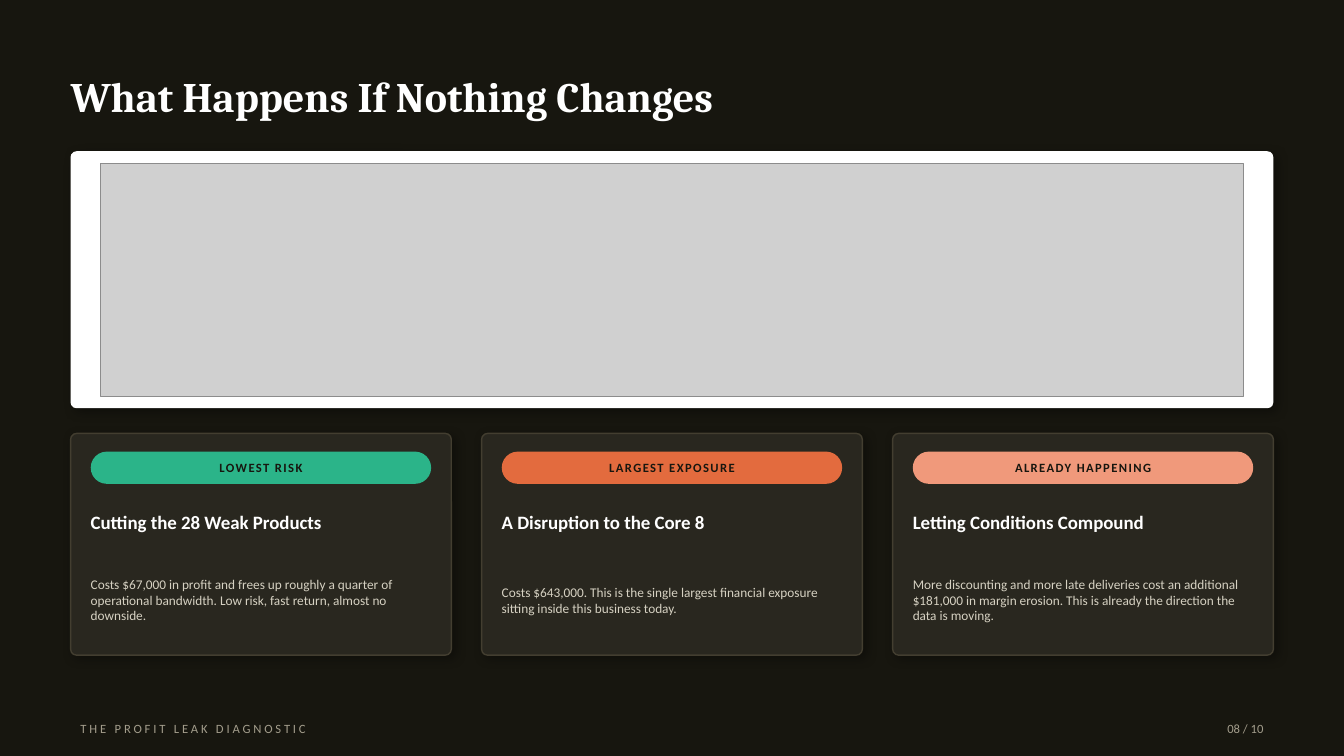
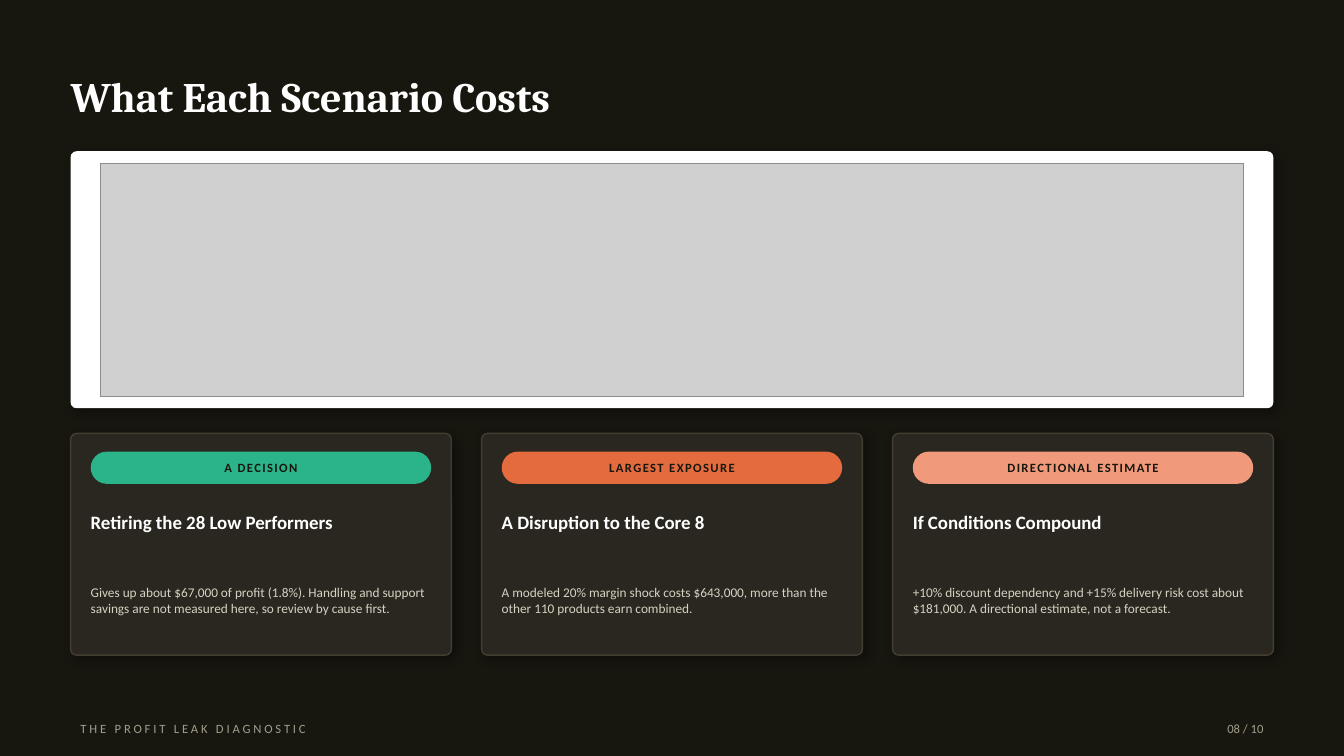
Before and after one commit to zeeshan-akram-ds/ecommerce-revenue-illusion-audit, a slide deck: slide 8 of Presentation/profit_leak_diagnostic_deck.pptx. Drawn at 1344x756 pixels with LibreOffice and Linux fonts; fonts in the diff are those of the drawing; grey boxes stand for pictures. Boxes give left, top, right and bottom in pixels: in the first picture for what was removed or moved away, otherwise in the second. Text is boxed around its words. In the diff, an @@ line names an element or a change of style, - is before the commit and + after.

Commit message:
fix: Updated both pptx and pdf presentation according to report updates, updated the decision about 28 low performing skus

```diff
--- a/Presentation/profit_leak_diagnostic_deck.pptx
+++ b/Presentation/profit_leak_diagnostic_deck.pptx
@@ text at (x1=71, y1=82, x2=550, y2=113): text changed @@
-What Happens If Nothing Changes
+What Each Scenario Costs
@@ text at (x1=224, y1=464, x2=232, y2=472): text changed @@
-LOWEST RISK
+A DECISION
@@ text at (x1=91, y1=515, x2=333, y2=532): text changed @@
-Cutting the 28 Weak Products
+Retiring the 28 Low Performers
@@ text at (x1=913, y1=515, x2=1102, y2=532): text changed @@
-Letting Conditions Compound
+If Conditions Compound
@@ text at (x1=91, y1=587, x2=425, y2=616): text changed @@
-Costs $67,000 in profit and frees up roughly a quarter of operational bandwidth. Low risk, fast return, almost no downside.
+Gives up about $67,000 of profit (1.8%). Handling and support savings are not measured here, so review by cause first.
@@ text at (x1=502, y1=588, x2=828, y2=615): text changed @@
-Costs $643,000. This is the single largest financial exposure sitting inside this business today.
+A modeled 20% margin shock costs $643,000, more than the other 110 products earn combined.
@@ text at (x1=913, y1=588, x2=1244, y2=615): text changed @@
-More discounting and more late deliveries cost an additional $181,000 in margin erosion. This is already the direction the data is moving.
++10% discount dependency and +15% delivery risk cost about $181,000. A directional estimate, not a forecast.
@@ text at (x1=980, y1=604, x2=1090, y2=615): text changed @@
-ALREADY HAPPENING
+DIRECTIONAL ESTIMATE
```
Also in this commit, not shown: 8 other slides changed, 1 other file.
